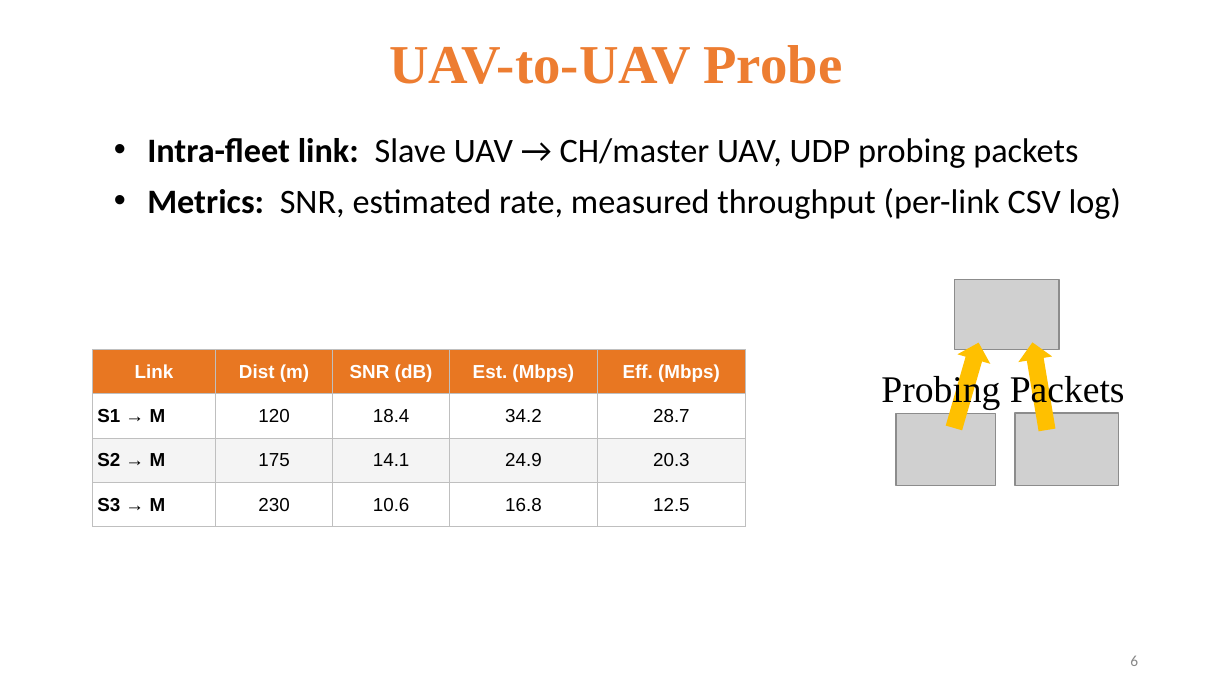
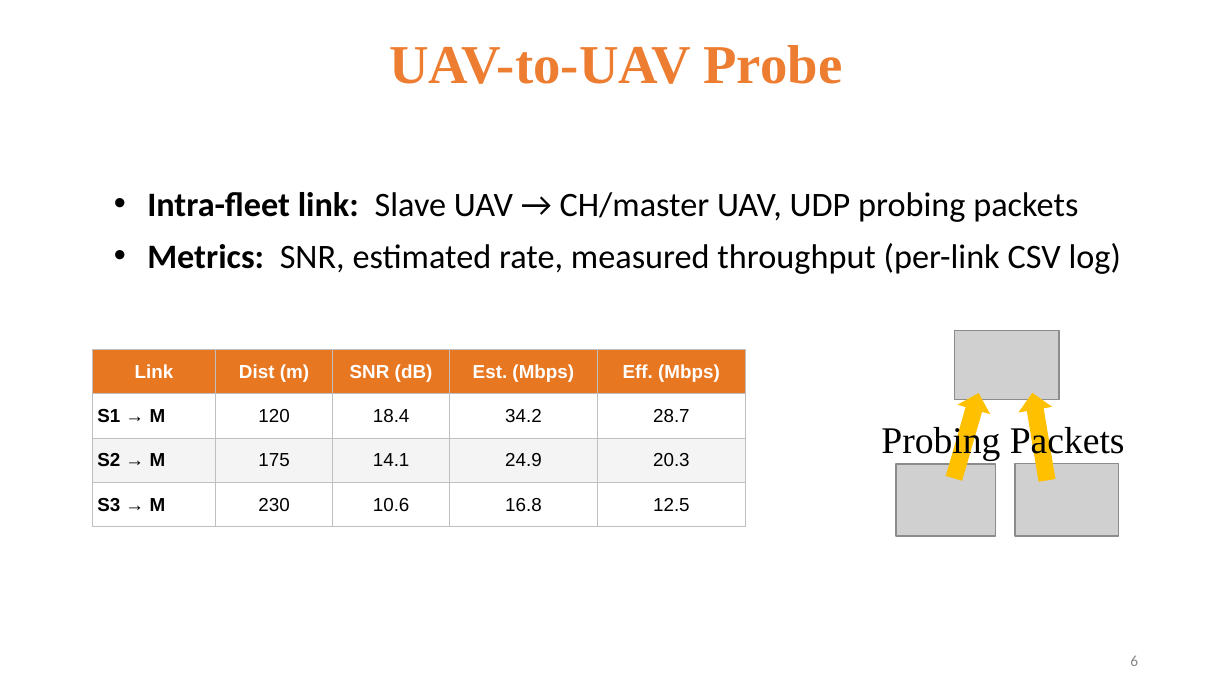
Before and after one commit to 112550039/CS_Project_ns3, a slide deck: slide 6 of docs/專題期末報告.pptx. Drawn at 1232x693 pixels with LibreOffice and Linux fonts; fonts in the diff are those of the drawing; grey boxes stand for pictures. Boxes give left, top, right and bottom in pixels: in the first picture for what was removed or moved away, otherwise in the second. Text is boxed around its words. In the diff, an @@ line names an element or a change of style, - is before the commit and + after.

```diff
--- a/docs/專題期末報告.pptx
+++ b/docs/專題期末報告.pptx
@@ text "Intra-fleet link: Slave UAV → ...": place and size @@
-text "Intra-fleet link: Slave UAV → ..." at <box>147,138,1121,219</box>
+text "Intra-fleet link: Slave UAV → ..." at <box>147,192,1121,274</box>
@@ 3 pictures, 2 right arrows, 1 text: place and size @@
-3 pictures, 2 right arrows, 1 text at <box>881,280,1125,485</box>
+3 pictures, 2 right arrows, 1 text at <box>881,330,1125,536</box>
```
Also in this commit, not shown: 7 other slides changed, 2 slides added.
